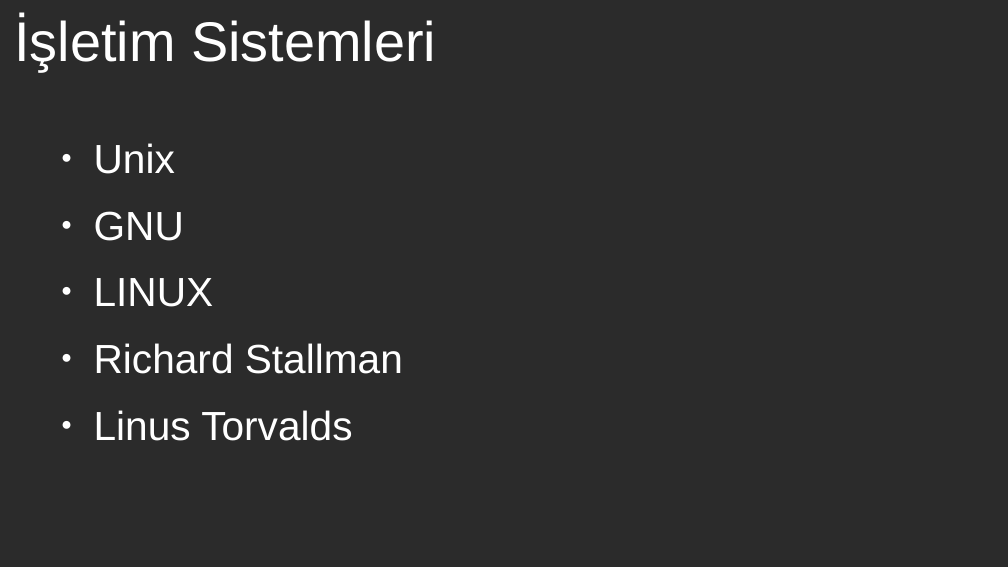
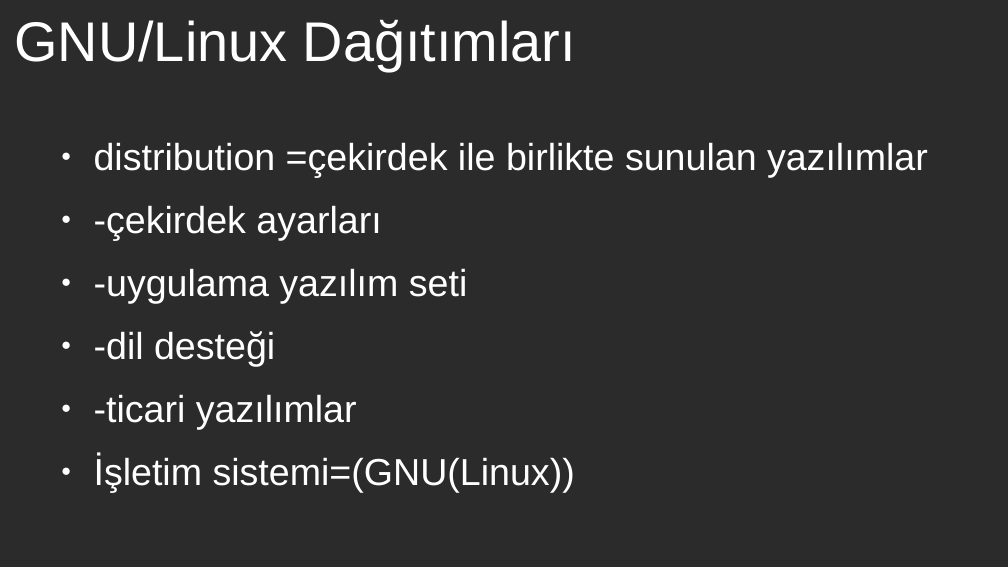
Before and after one commit to bengunur06/GNU-Linux-IEEE-CS, a slide deck: slide 12 of gnu-linux-1.odp (slide 4 before the commit). Drawn at 1008x567 pixels with LibreOffice and Linux fonts; fonts in the diff are those of the drawing; background and template pictures are left out; a plain dark background stands for a picture behind light text. Boxes give left, top, right and bottom in pixels: in the first picture for what was removed or moved away, otherwise in the second. Text is boxed around its words. In the diff, an @@ line names an element or a change of style, - is before the commit and + after.

```diff
--- a/gnu-linux-1.odp
+++ b/gnu-linux-1.odp
@@ title at [14,19,576,71]: text changed @@
-İşletim Sistemleri
+GNU/Linux Dağıtımları
@@ text at [94,142,928,493]: text changed; size 32 to 29.6 pt @@
-● Unix
-● GNU
-● LINUX
-● Richard Stallman
-● Linus Torvalds
+● distribution =çekirdek ile birlikte sunulan yazılımlar
+● -çekirdek ayarları
+● -uygulama yazılım seti
+● -dil desteği
+● -ticari yazılımlar
+● İşletim sistemi=(GNU(Linux))
```
Also in this commit, not shown: 1 other slide changed, 18 slides added, 11 slides removed.
